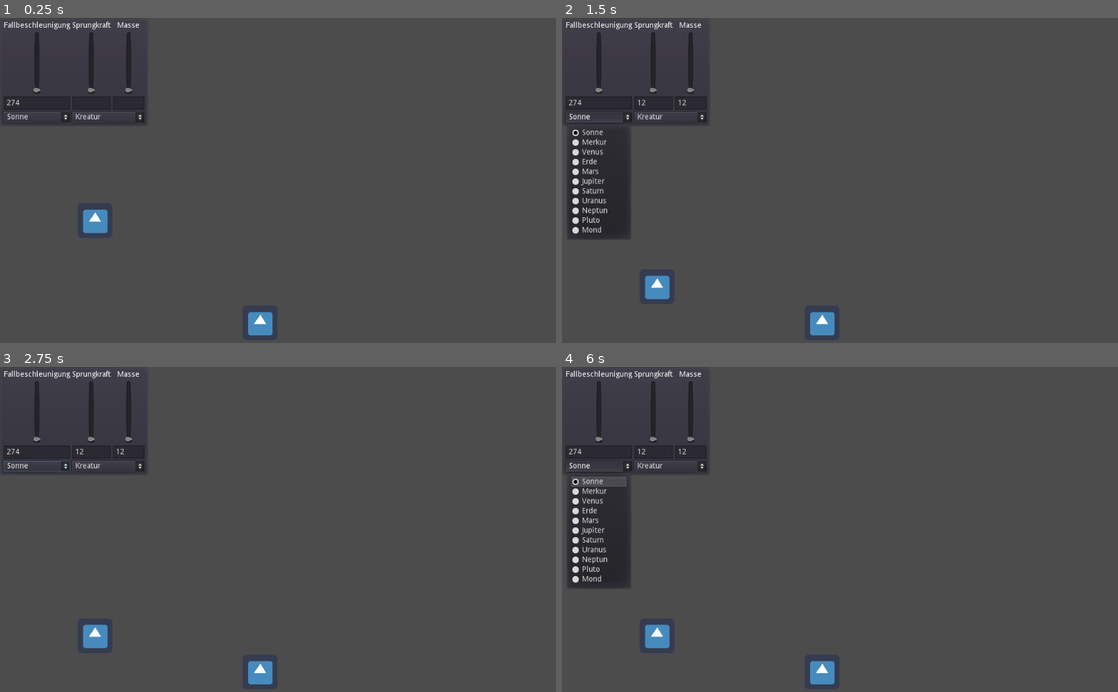
Above: before the commit, frames 1-4 (two rows, left to right).
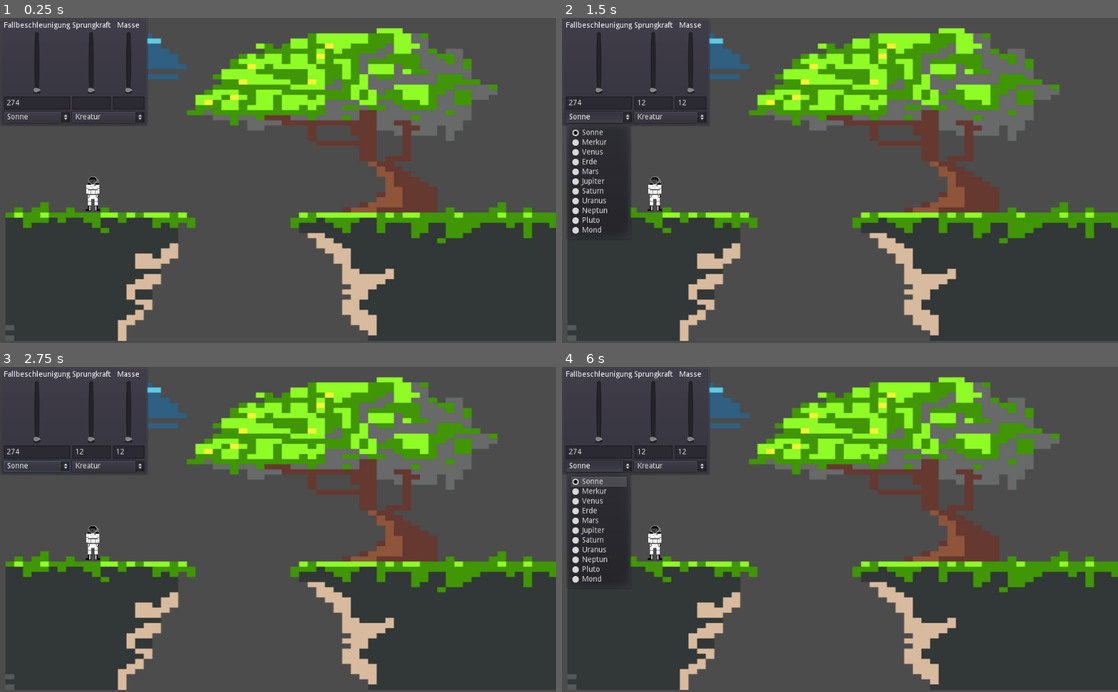
Above: after the commit, the same moments.

Repository: fabambrosi/ProjektApplikationGitHub
Game: Godot game, scene res://Scenes/App.tscn
Same seed, same stepped clock (60 frames per second), same inputs: the game is played once before the commit and once after it. The project has no main scene, so this scene is started directly. The engine's default icon, where the game draws it, is replaced by a stand-in: a white triangle on a blue panel in a dark square.
Inputs (mouse positions are in pixels of both pictures, inside the frame that each line leads up to):
- Up to frame 1 (0.25 s): no input
- Up to frame 2 (1.5 s): click (650, 102) at 0.52 s; type "12" at 0.6 s; click (689, 102) at 0.75 s; type "12" at 0.83 s; click "Sonne" at 1.25 s
- Up to frame 3 (2.75 s): click "Kreatur" at 2 s
- Up to frame 4 (6 s): click "Sonne" at 2.75 s; click "Kreatur" at 3.5 s; click "Sonne" at 4.25 s; click "Kreatur" at 5 s; tap Enter at 5.75 s

The runs differ from the first frame. In frame 1, 43% of the frame differs, in the area x 1-100%, y 2-100%; in frame 2, 42%; in frame 3, 43%; in frame 4, 42%.

Commit message:
Hintergrundbilder

Diff:
--- a/Projekt Applikation/Scenes/Astronaut.tscn
+++ b/Projekt Applikation/Scenes/Astronaut.tscn
@@ -1,13 +1,19 @@
-[gd_scene load_steps=5 format=2]
+[gd_scene load_steps=6 format=2]
 
 [ext_resource path="res://Scripts/Astronaut.gd" type="Script" id=1]
 [ext_resource path="res://icon.png" type="Texture" id=2]
+[ext_resource path="res://Astronaut.png" type="Texture" id=3]
 
 [sub_resource type="RectangleShape2D" id=1]
 extents = Vector2( 34.5, 33.5 )
 
 [sub_resource type="SpriteFrames" id=2]
 animations = [ {
+"frames": [ ExtResource( 3 ) ],
+"loop": true,
+"name": "New Anim",
+"speed": 5.0
+}, {
 "frames": [ ExtResource( 2 ) ],
 "loop": true,
 "name": "idle",
@@ -24,4 +30,4 @@
 
 [node name="AnimatedSprite" type="AnimatedSprite" parent="."]
 frames = SubResource( 2 )
-animation = "idle"
+animation = "New Anim"
--- a/Projekt Applikation/Scenes/Planet.tscn
+++ b/Projekt Applikation/Scenes/Planet.tscn
@@ -1,10 +1,21 @@
-[gd_scene load_steps=5 format=2]
+[gd_scene load_steps=6 format=2]
 
 [ext_resource path="res://Scripts/Planet.gd" type="Script" id=1]
 [ext_resource path="res://icon.png" type="Texture" id=2]
+[ext_resource path="res://Erde.png" type="Texture" id=3]
 
 [sub_resource type="SpriteFrames" id=1]
 animations = [ {
+"frames": [  ],
+"loop": true,
+"name": "New Anim",
+"speed": 5.0
+}, {
+"frames": [ ExtResource( 3 ) ],
+"loop": true,
+"name": "New Anim 1",
+"speed": 5.0
+}, {
 "frames": [ ExtResource( 2 ) ],
 "loop": true,
 "name": "default",
@@ -12,18 +23,18 @@
 } ]
 
 [sub_resource type="RectangleShape2D" id=2]
-extents = Vector2( 516.5, 22 )
+extents = Vector2( 182.922, 22 )
 
 [node name="Planet" type="StaticBody2D"]
-position = Vector2( 479, 563 )
+position = Vector2( 476, 266 )
 script = ExtResource( 1 )
-__meta__ = {
-"_edit_group_": true
-}
 
 [node name="AnimatedSprite" type="AnimatedSprite" parent="."]
+position = Vector2( 43, 27 )
+scale = Vector2( 0.993164, 0.59082 )
 frames = SubResource( 1 )
+animation = "New Anim 1"
 
 [node name="CollisionShape2D" type="CollisionShape2D" parent="."]
-position = Vector2( 31.5, -12 )
+position = Vector2( -291.922, 113 )
 shape = SubResource( 2 )
--- a/Projekt Applikation/Scenes/UserInterface.tscn
+++ b/Projekt Applikation/Scenes/UserInterface.tscn
@@ -115,5 +115,3 @@
 margin_bottom = 186.0
 size_flags_stretch_ratio = 0.0
 text = "Kreatur"
-
-[connection signal="item_selected" from="PanelContainer/HBoxContainer/PlanetVBox/OptionButton" to="." method="_on_OptionButton_item_selected"]
Binary file added: Projekt Applikation/Astronaut.png
Not shown, added: Projekt Applikation/Astronaut.png.import
Binary file added: Projekt Applikation/Erde.png
Not shown, added: Projekt Applikation/Erde.png.import
Binary file added: Projekt Applikation/Mond.png
Not shown, added: Projekt Applikation/Mond.png.import
Binary file added: Projekt Applikation/mars.png
Not shown, added: Projekt Applikation/mars.png.import
Binary file added: Projekt Applikation/neptun.png
Not shown, added: Projekt Applikation/neptun.png.import
